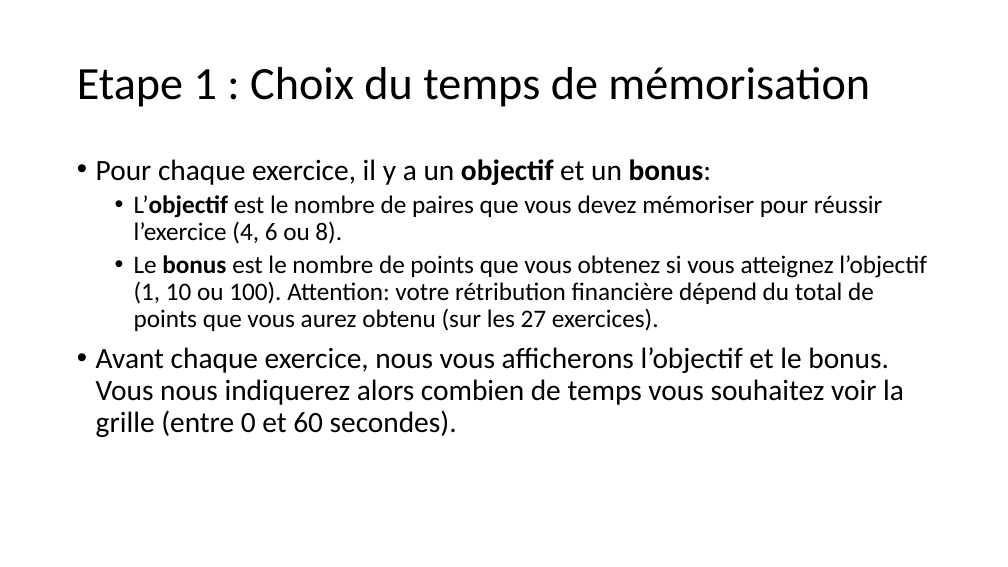
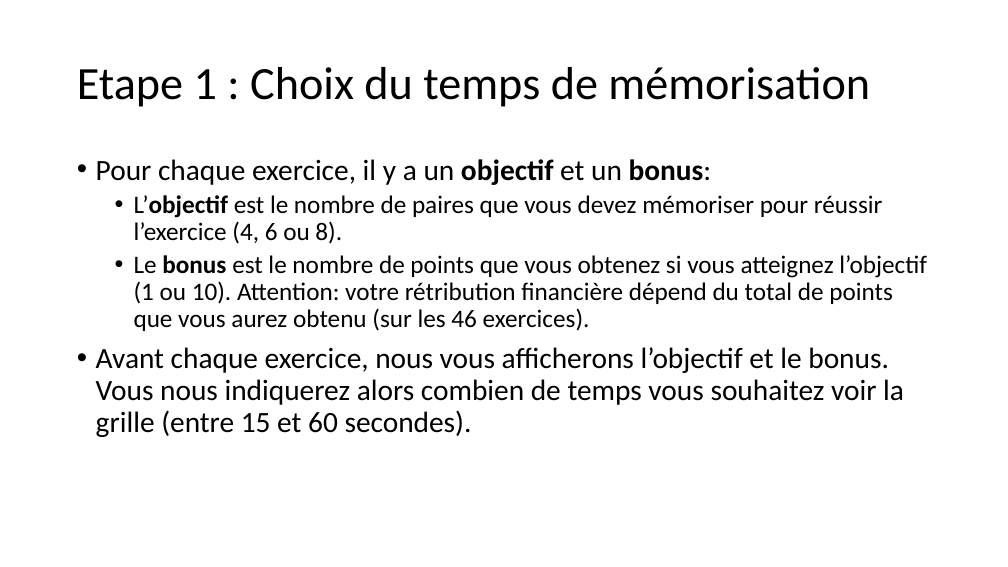
Before and after one commit to MBB-team/Online_Testing, a slide deck: slide 3 of src/SE2/Stimuli/Instructions_Rewarded.pptx. Drawn at 1008x567 pixels with LibreOffice and Linux fonts; fonts in the diff are those of the drawing. Boxes give left, top, right and bottom in pixels: in the first picture for what was removed or moved away, otherwise in the second. Text is boxed around its words. In the diff, an @@ line names an element or a change of style, - is before the commit and + after.

```diff
--- a/src/SE2/Stimuli/Instructions_Rewarded.pptx
+++ b/src/SE2/Stimuli/Instructions_Rewarded.pptx
@@ text at (96, 255, 927, 437): text changed @@
-  • Le bonus est le nombre de points que vous obtenez si vous atteignez l’objectif (1, 10 ou 100). Attention: votre rétribution financière dépend du total de points que vous aurez obtenu (sur les 27 exercices).
-• Avant chaque exercice, nous vous afficherons l’objectif et le bonus. Vous nous indiquerez alors combien de temps vous souhaitez voir la grille (entre 0 et 60 secondes).
+  • Le bonus est le nombre de points que vous obtenez si vous atteignez l’objectif (1 ou 10). Attention: votre rétribution financière dépend du total de points que vous aurez obtenu (sur les 46 exercices).
+• Avant chaque exercice, nous vous afficherons l’objectif et le bonus. Vous nous indiquerez alors combien de temps vous souhaitez voir la grille (entre 15 et 60 secondes).
```
Also in this commit, not shown: 2 other slides changed, 7 other files.
